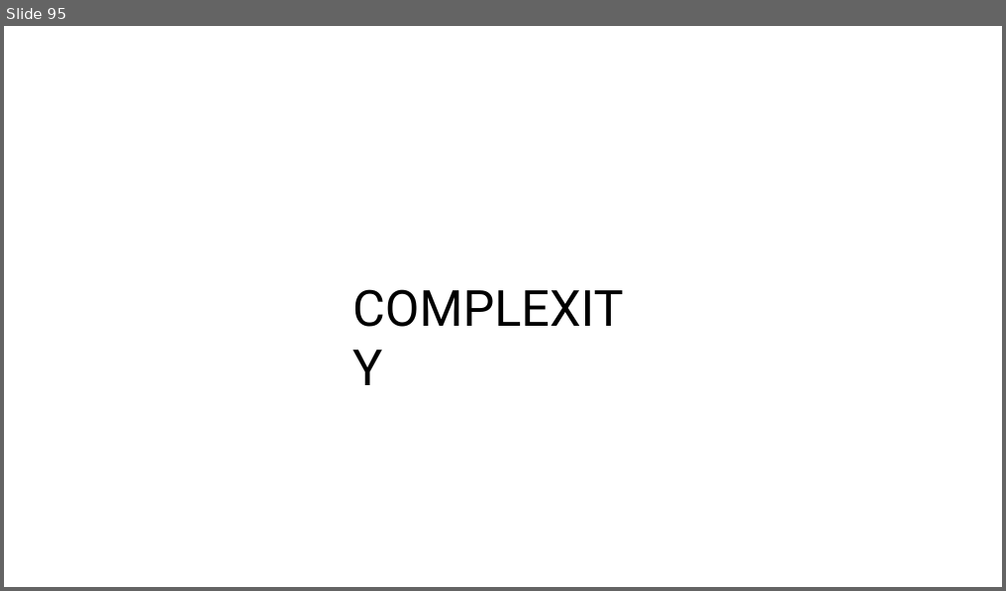
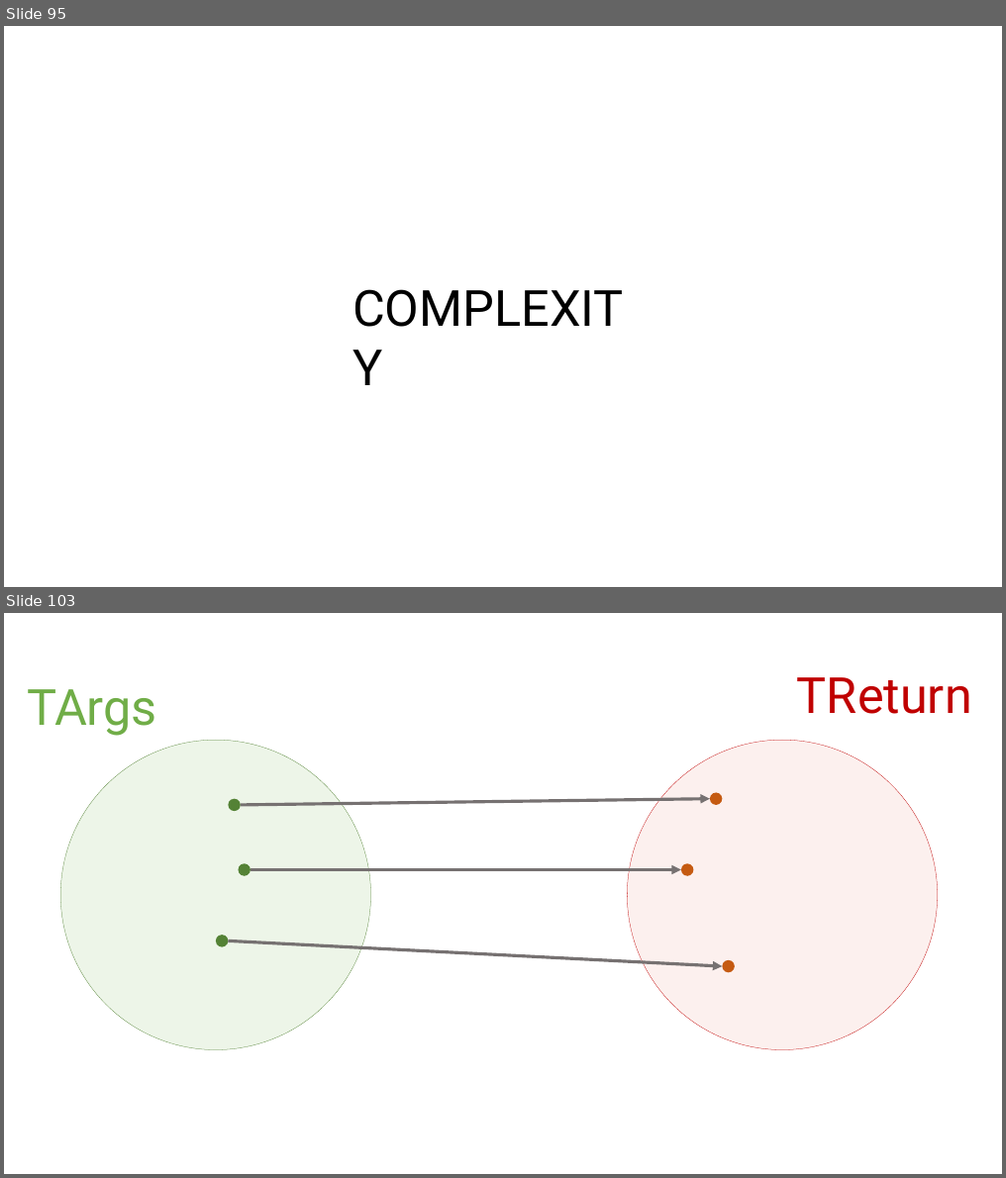
Before and after one commit to rkhaimov/brain-gym, a slide deck: Презентация.pptx. Shown one above the other, each under a label of ours: slide 95 before the commit, slides 95 and 103 after it; the slides between them are not shown. The pictures are 1006x591 and 1006x1178 pixels, drawn with LibreOffice and Linux fonts; fonts in the diff are those of the drawing. Boxes give left, top, right and bottom in pixels: in the first picture for what was removed or moved away, otherwise in the second. Text is boxed around its words. In the diff, an @@ line names an element or a change of style, - is before the commit and + after.

```diff
--- a/Презентация.pptx
+++ b/Презентация.pptx
@@ slide 103 added at (4, 613, 1002, 1174), background #FFFFFF @@
@@ text added at (27, 689, 157, 736), 48 pt, text #70AD47 @@
+TArgs
@@ text added at (797, 677, 972, 714), 48 pt, text #C00000 @@
+TReturn
@@ ellipse added at (60, 741, 371, 1051), fill #A9D18E at 20% opacity, outline #548235 0.25 pt @@
@@ ellipse added at (627, 741, 938, 1051), fill #F0B4AE at 20% opacity, outline #C00000 0.25 pt @@
@@ ellipse added at (228, 799, 240, 811), fill #548235 @@
@@ arrow added from (241, 805) to (710, 799), #767171 3 pt @@
@@ ellipse added at (710, 792, 722, 805), fill #C55A11 @@
@@ ellipse added at (239, 863, 251, 875), fill #548235 @@
@@ arrow added from (251, 869) to (681, 869), #767171 3 pt @@
@@ ellipse added at (681, 863, 693, 875), fill #C55A11 @@
@@ ellipse added at (216, 935, 228, 947), fill #548235 @@
@@ arrow added from (228, 941) to (723, 966), #767171 3 pt @@
@@ ellipse added at (723, 960, 735, 972), fill #C55A11 @@
```
Also in this commit, not shown: 29 other slides added, 1 other file.
